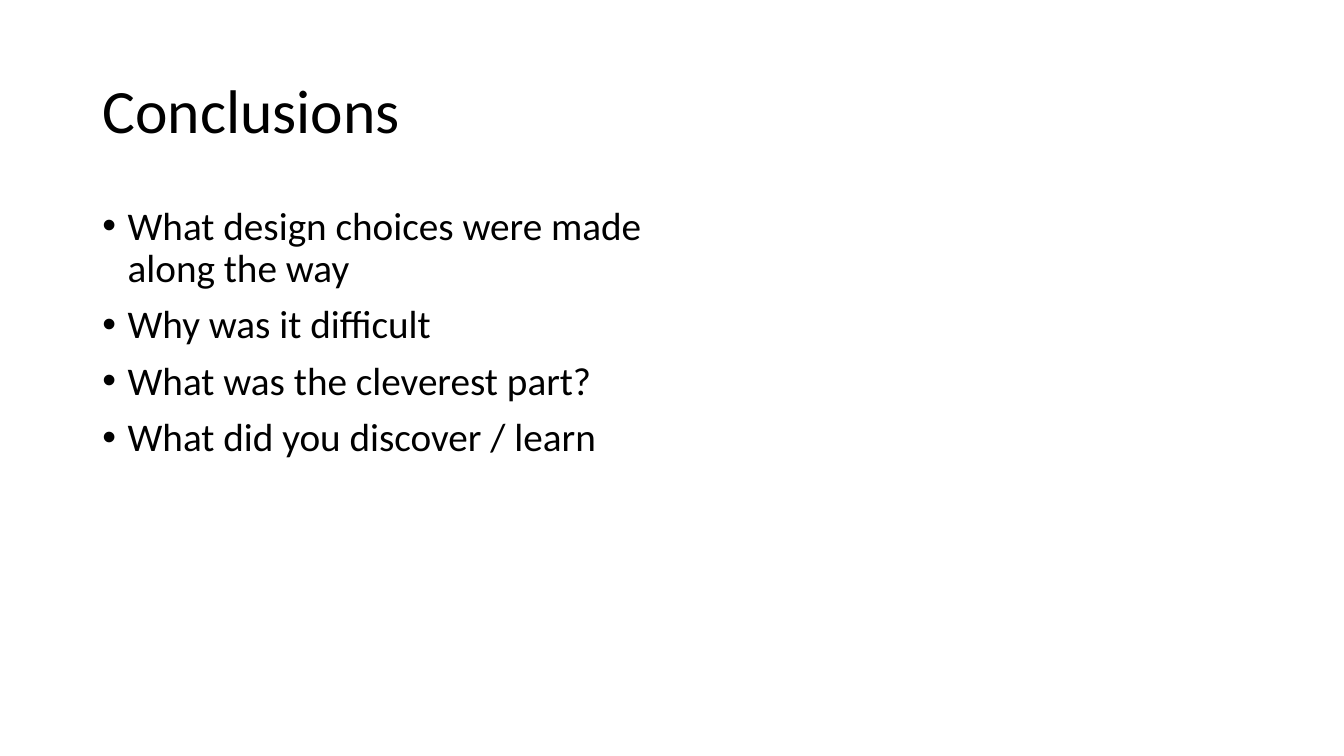
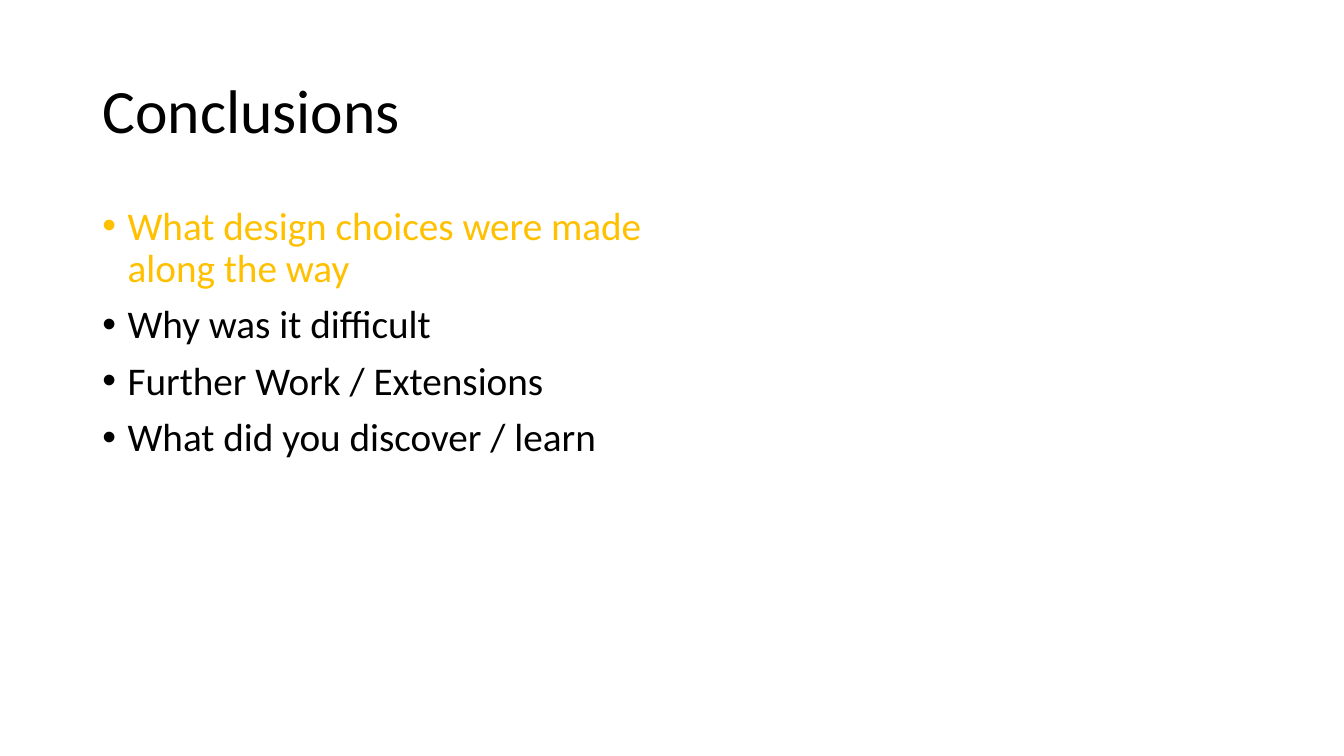
Before and after one commit to Morganplant/Crowd-Detection-System-Docs, a slide deck: slide 10 of Report Topics.pptx. Drawn at 1344x756 pixels with LibreOffice and Linux fonts; fonts in the diff are those of the drawing. Boxes give left, top, right and bottom in pixels: in the first picture for what was removed or moved away, otherwise in the second. Text is boxed around its words. In the diff, an @@ line names an element or a change of style, - is before the commit and + after.

```diff
--- a/Report Topics.pptx
+++ b/Report Topics.pptx
@@ text at <box>128,212,641,289</box>: text colour #000000 to #FFC000 in "What design choices were made along the ..." @@
@@ text at <box>128,367,544,396</box>: text changed @@
-• What was the cleverest part?
+• Further Work / Extensions
```
Also in this commit, not shown: 1 other slide changed, 2 other files.
